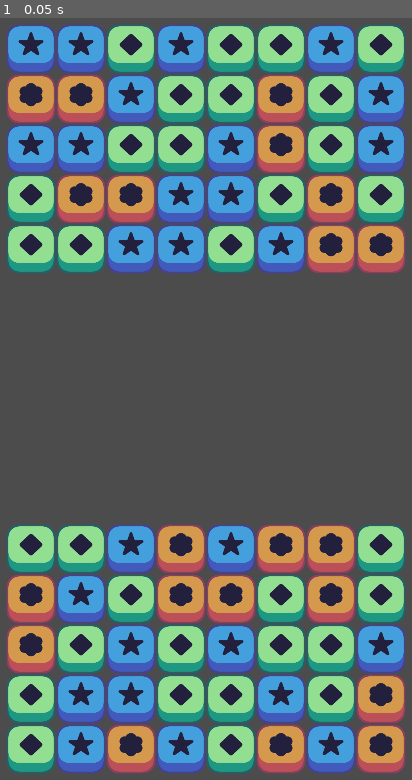
Above: before the commit, frame 1.
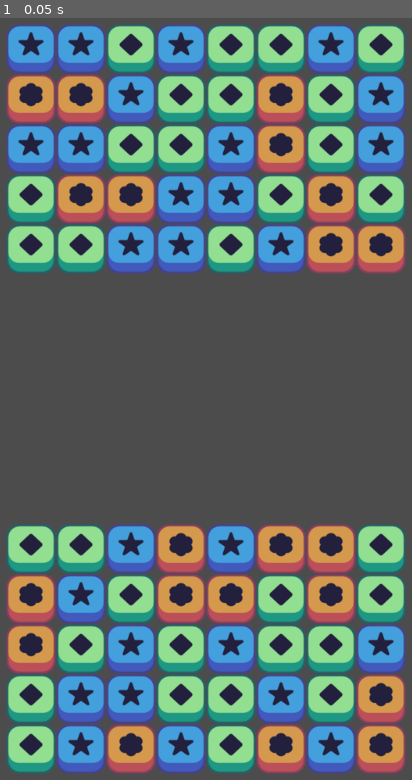
Above: after the commit, the same moment.

Repository: ruifr5/Project-Match-3
Game: Godot game, scene res://scenes/game_window.tscn
The game is run twice, just before and just after one commit, with the same random seed, the same clock (stepped at 60 frames per second) and the same inputs.
Inputs:
- Up to frame 1 (0.05 s): no input

The runs differ from the first frame. In frame 1, 2.5% of the frame differs, in the area x 1-99%, y 1-98%.

Commit message:
wrap around

Diff:
--- a/project.godot
+++ b/project.godot
@@ -23,6 +23,8 @@
 
 window/size/width=576
 window/size/height=1024
+window/size/test_width=432
+window/size/test_height=768
 window/stretch/mode="2d"
 window/stretch/aspect="keep"
 
--- /dev/null
+++ b/scenes/SpriteScreenWrap.tscn
@@ -0,0 +1,7 @@
+[gd_scene load_steps=2 format=2]
+
+[ext_resource path="res://scripts/SpriteScreenWrap.gd" type="Script" id=1]
+
+[node name="SpriteScreenWrap" type="Sprite"]
+modulate = Color( 1, 0, 0, 1 )
+script = ExtResource( 1 )
--- a/scenes/blue_piece.tscn
+++ b/scenes/blue_piece.tscn
@@ -6,5 +6,5 @@
 [node name="blue_piece" instance=ExtResource( 1 )]
 color = "blue"
 
-[node name="Sprite" parent="." index="0"]
+[node name="SpriteScreenWrap" parent="." index="0"]
 texture = ExtResource( 2 )
--- a/scenes/game_window.tscn
+++ b/scenes/game_window.tscn
@@ -20,6 +20,7 @@
 x_start = 64
 y_start = 960
 offset = 64
+wrap_area = Rect2( 32, 672, 512, 320 )
 
 [node name="grid_player2" type="Node2D" parent="."]
 script = ExtResource( 2 )
@@ -28,3 +29,57 @@
 x_start = 64
 y_start = 320
 offset = 64
+wrap_area = Rect2( 32, 32, 512, 320 )
+
+[node name="cover" type="Node2D" parent="."]
+visible = false
+
+[node name="ColorRect" type="ColorRect" parent="cover"]
+margin_left = 31.0
+margin_top = 352.0
+margin_right = 544.0
+margin_bottom = 672.0
+color = Color( 0.054902, 0.054902, 0.054902, 1 )
+__meta__ = {
+"_edit_use_anchors_": false
+}
+
+[node name="ColorRect2" type="ColorRect" parent="cover"]
+margin_left = -41.0
+margin_top = -67.0
+margin_right = 617.0
+margin_bottom = 32.0
+color = Color( 0.054902, 0.054902, 0.054902, 1 )
+__meta__ = {
+"_edit_use_anchors_": false
+}
+
+[node name="ColorRect5" type="ColorRect" parent="cover"]
+margin_left = -41.0
+margin_top = 992.762
+margin_right = 617.0
+margin_bottom = 1091.76
+color = Color( 0.054902, 0.054902, 0.054902, 1 )
+__meta__ = {
+"_edit_use_anchors_": false
+}
+
+[node name="ColorRect3" type="ColorRect" parent="cover"]
+margin_left = -42.0
+margin_top = 32.0
+margin_right = 31.0
+margin_bottom = 993.0
+color = Color( 0.054902, 0.054902, 0.054902, 1 )
+__meta__ = {
+"_edit_use_anchors_": false
+}
+
+[node name="ColorRect4" type="ColorRect" parent="cover"]
+margin_left = 544.0
+margin_top = 32.0
+margin_right = 617.0
+margin_bottom = 993.0
+color = Color( 0.054902, 0.054902, 0.054902, 1 )
+__meta__ = {
+"_edit_use_anchors_": false
+}
--- a/scenes/green_piece.tscn
+++ b/scenes/green_piece.tscn
@@ -6,5 +6,5 @@
 [node name="green_piece" instance=ExtResource( 1 )]
 color = "green"
 
-[node name="Sprite" parent="." index="0"]
+[node name="SpriteScreenWrap" parent="." index="0"]
 texture = ExtResource( 2 )
--- a/scenes/orange_piece.tscn
+++ b/scenes/orange_piece.tscn
@@ -6,5 +6,5 @@
 [node name="orange_piece" instance=ExtResource( 1 )]
 color = "orange"
 
-[node name="Sprite" parent="." index="0"]
+[node name="SpriteScreenWrap" parent="." index="0"]
 texture = ExtResource( 2 )
--- a/scenes/piece.tscn
+++ b/scenes/piece.tscn
@@ -1,11 +1,12 @@
-[gd_scene load_steps=2 format=2]
+[gd_scene load_steps=3 format=2]
 
 [ext_resource path="res://scripts/piece.gd" type="Script" id=1]
+[ext_resource path="res://scenes/SpriteScreenWrap.tscn" type="PackedScene" id=2]
 
 [node name="piece" type="Node2D"]
 script = ExtResource( 1 )
 
-[node name="Sprite" type="Sprite" parent="."]
-scale = Vector2( 0.5, 0.5 )
+[node name="SpriteScreenWrap" parent="." instance=ExtResource( 2 )]
+modulate = Color( 1, 1, 1, 1 )
 
 [node name="move_tween" type="Tween" parent="."]
--- /dev/null
+++ b/scripts/SpriteScreenWrap.gd
@@ -0,0 +1,133 @@
+extends Sprite
+
+# Declare three Axis types
+const AXIS = {
+	HORIZONTAL = "x",
+	VERTICAL = "y",
+	BOTH = "x&y"
+}
+
+# Expect the area to be defined in the Inspector Tool
+# i.e. this might be the screen resolution, say 1024 x 600 starting at 0 x 0
+export (Rect2) var wrapArea = null
+
+# Expect configuration in the tool as to whether horizontal and/or vertical
+# wrapping is required; i.e. this can be kept to only Horizontal for example
+export (bool) var horizontalWrap = true setget setHorizontalWrap
+export (bool) var verticalWrap = true setget setVerticalWrap
+
+# Two pre-calculated sizes to reduce computations
+var spriteSize
+var halfSpriteSize
+
+# If the horizontal flag is set, action the decision
+func setHorizontalWrap(flag):
+	horizontalWrap = flag
+	if !flag:
+		removeMirror(AXIS.HORIZONTAL)
+
+# If the vertical flag is set, action the decision
+func setVerticalWrap(flag):
+	verticalWrap = flag
+	if !flag:
+		removeMirror(AXIS.VERTICAL)
+
+# When the Sprite is in the scene tree and ready, calculate the sprite size
+# and half of it. I use two member variables here as I only wanted to calculate
+# this once. However, if you need to change the texture, you'd need to recalculate
+# these values!
+func _ready():
+	spriteSize = get_texture().get_size() * scale
+	halfSpriteSize = spriteSize / 2
+
+# Define the process to process the wrap on this Sprite, every frame
+#
+# Unfortunately, I would like to extend the Sprite Class and override the
+# position variable or set_position function, but currently, Godot Engine
+# does not allow it. So, instead of only wrapping when the Sprite is moved,
+# we are forced to check EVERY frame; which requires more calculations!
+func _process(delta):
+	# Only wrap if an area is defined otherwise stop all processing
+	if wrapArea != null:
+		wrapHorizontally()
+		wrapVertically()
+	else:
+		set_process(false)
+
+# Check whether Horizontal wrapping is configured and do it!
+func wrapHorizontally():
+	if horizontalWrap:
+		applyWrap(AXIS.HORIZONTAL)
+
+# Check whether vertical wrapping is configured and do it!
+func wrapVertically():
+	if verticalWrap:
+		applyWrap(AXIS.VERTICAL)
+
+# This looks more complicated than it actually is!
+#
+# We need to check, in turn, the two borders of the axis provided.
+#  i.e. horizontal would be left and right, vertical would be top and bottom
+#
+# However, we need to check for two cases on each border
+#
+# 1. If the Sprite has started to wrap, then we need to create a copy
+# 2. If the Sprite has gone off screen (completed wrapping), then we need to
+#    remove the copy and reposition the Sprite over the copy
+#
+# NOTE: this function ASSUMES the sprite is centrally positioned! You will need
+#       to adjust the code if that is not desirable
+#
+# NOTE2: The order of the conditional statements are in the specific order coded
+#        because we want to stop the searching as soon as one of the conditions
+#        are met. If you swap the first two conditions around, we'd never go off
+#        the left hand-side, because the start to wrap would always be true!
+func applyWrap(axis):
+	# Check if the Sprite has gone off the screen (left or top)
+	if global_position[axis] <= wrapArea.position[axis] - halfSpriteSize[axis]:
+		completeWrap(axis, wrapArea.size[axis])
+	# Check if the Sprite has started to wrap (left or top)
+	elif global_position[axis] <= wrapArea.position[axis] + halfSpriteSize[axis] - 1:
+		mirrorWrap(axis, wrapArea.size[axis])
+	# Check if the Sprite has gone off the screen (right or bottom)
+	elif global_position[axis] >= wrapArea.end[axis] + halfSpriteSize[axis]:
+		completeWrap(axis, -wrapArea.size[axis])
+	# Check if the Sprite has started to wrap (right or bottom)
+	elif global_position[axis] >= wrapArea.end[axis] - halfSpriteSize[axis] + 1:
+		mirrorWrap(axis, -wrapArea.size[axis])
+
+# Move the Sprite to the opposite side and delete of the copy
+func completeWrap(axis, gap):
+	position[axis] += gap
+	removeMirror(axis)
+
+# If the copy doesn't already exist (we use the node name as 'axis') then
+# create a mirror copy of this Sprite and add it as a child! A child, so that
+# we can look it up and only ever have THREE children per Sprite!
+# i.e. Horizontal, Vertical and Diagnal copies!
+func mirrorWrap(axis, gap):
+	if !has_node(axis):
+		var mirrorOffset = Vector2(0, 0)
+		mirrorOffset[axis] = gap
+		addMirror(axis, mirrorOffset)
+
+# Make a copy of the Sprite and add it as a child
+# Because it is to be a child, set the position to 0 x 0 and use the offset
+# to positon it! By doing this, as the Sprite moves, so will it's child,
+# thereby making the copy to move in synch to it!
+#
+# Note: The name is important, because we use it to determine if it already
+#       exists and for removing it too!
+func addMirror(axis, mirrorOffset):
+	var mirrorSprite = Sprite.new()
+	mirrorSprite.name = axis
+	mirrorSprite.texture = texture
+	mirrorSprite.position = Vector2(0, 0)
+	mirrorSprite.offset = mirrorOffset
+	add_child(mirrorSprite)
+
+
+# Finally, remove the node if it is a child
+func removeMirror(axis):
+	if has_node(axis):
+		get_node(axis).queue_free()
--- a/scripts/grid.gd
+++ b/scripts/grid.gd
@@ -5,6 +5,7 @@
 export (int) var x_start
 export (int) var y_start
 export (int) var offset
+export (Rect2) var wrap_area
 
 var possible_pieces = [
 	preload("res://scenes/blue_piece.tscn"),
@@ -45,13 +46,15 @@
 		for y in height:
 #			choose a random number and store it
 			var rand = floor(rand_range(0, possible_pieces.size()))
-#			instanciatee that piece from the array
+#			instanciate that piece from the array
 			var piece = possible_pieces[rand].instance()
 #			remove starting matches
 			var new_piece_id = 0
 			while match_at(x,y,piece.color) && new_piece_id < possible_pieces.size():
 				piece = possible_pieces[new_piece_id].instance()
 				new_piece_id += 1
+#			set wrap area information
+			piece.get_node("SpriteScreenWrap").wrapArea = wrap_area
 #			set position and save piece to array
 			piece.position = grid_to_pixel(Vector2(x,y))
 			add_child(piece)
Binary file changed: art/Match 3 Assets/Pieces/Blue Piece.png
Binary file changed: art/Match 3 Assets/Pieces/Green Piece.png
Binary file changed: art/Match 3 Assets/Pieces/Orange Piece.png
Not shown, changed: todo.txt
